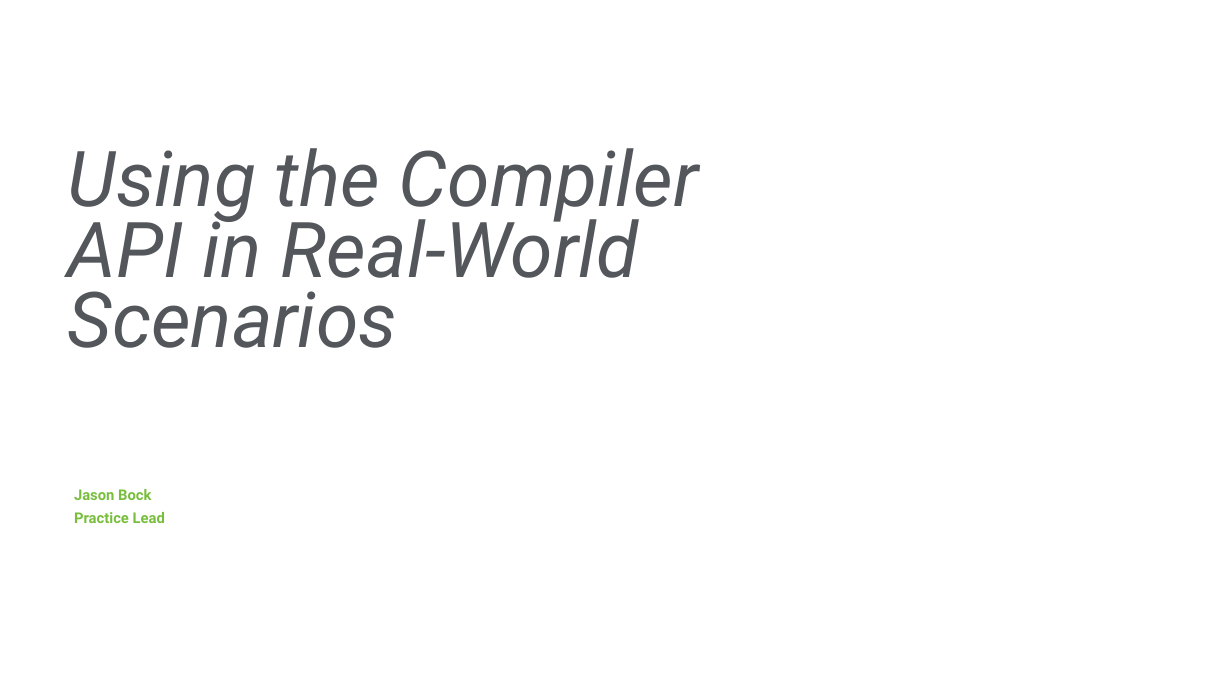
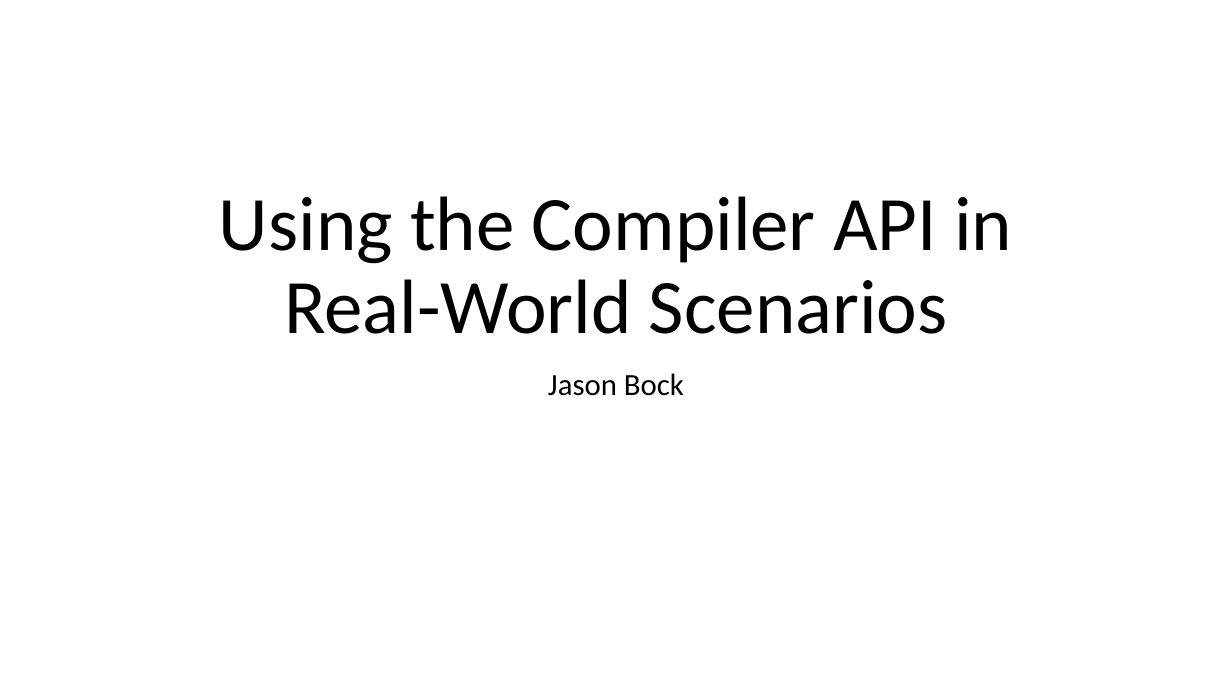
Before and after one commit to JasonBock/Presentations, a slide deck: slide 1 of Using the Compiler API in Real-World Scenarios.pptx. Drawn at 1232x693 pixels with LibreOffice and Linux fonts; fonts in the diff are those of the drawing; background and template pictures are left out. Boxes give left, top, right and bottom in pixels: in the first picture for what was removed or moved away, otherwise in the second. Text is boxed around its words. In the diff, an @@ line names an element or a change of style, - is before the commit and + after.

```diff
--- a/Using the Compiler API in Real-World Scenarios.pptx
+++ b/Using the Compiler API in Real-World Scenarios.pptx
@@ title "Using the Compiler API in ...": place and size @@
-title "Using the Compiler API in ..." at (68, 148, 699, 348)
+title "Using the Compiler API in ..." at (219, 196, 1012, 334)
@@ title "Using the Compiler API in ..." at (219, 196, 1012, 334): font Roboto to Calibri, text colour #53565A to #000000, italic off; alignment left to centre; line spacing 55pt to 0.9; vertical alignment top to bottom @@
@@ subtitle added at (548, 373, 684, 396), 24 pt, text #000000 @@
+Jason Bock
@@ text removed at (74, 489, 165, 523) @@
-Jason Bock
-Practice Lead
```
Also in this commit, not shown: 15 other slides changed.
